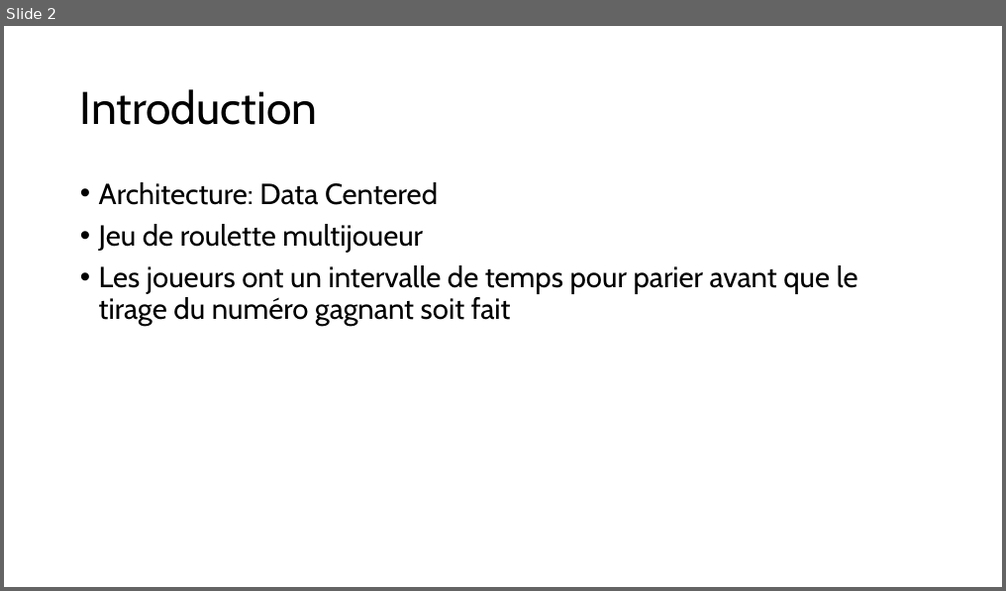
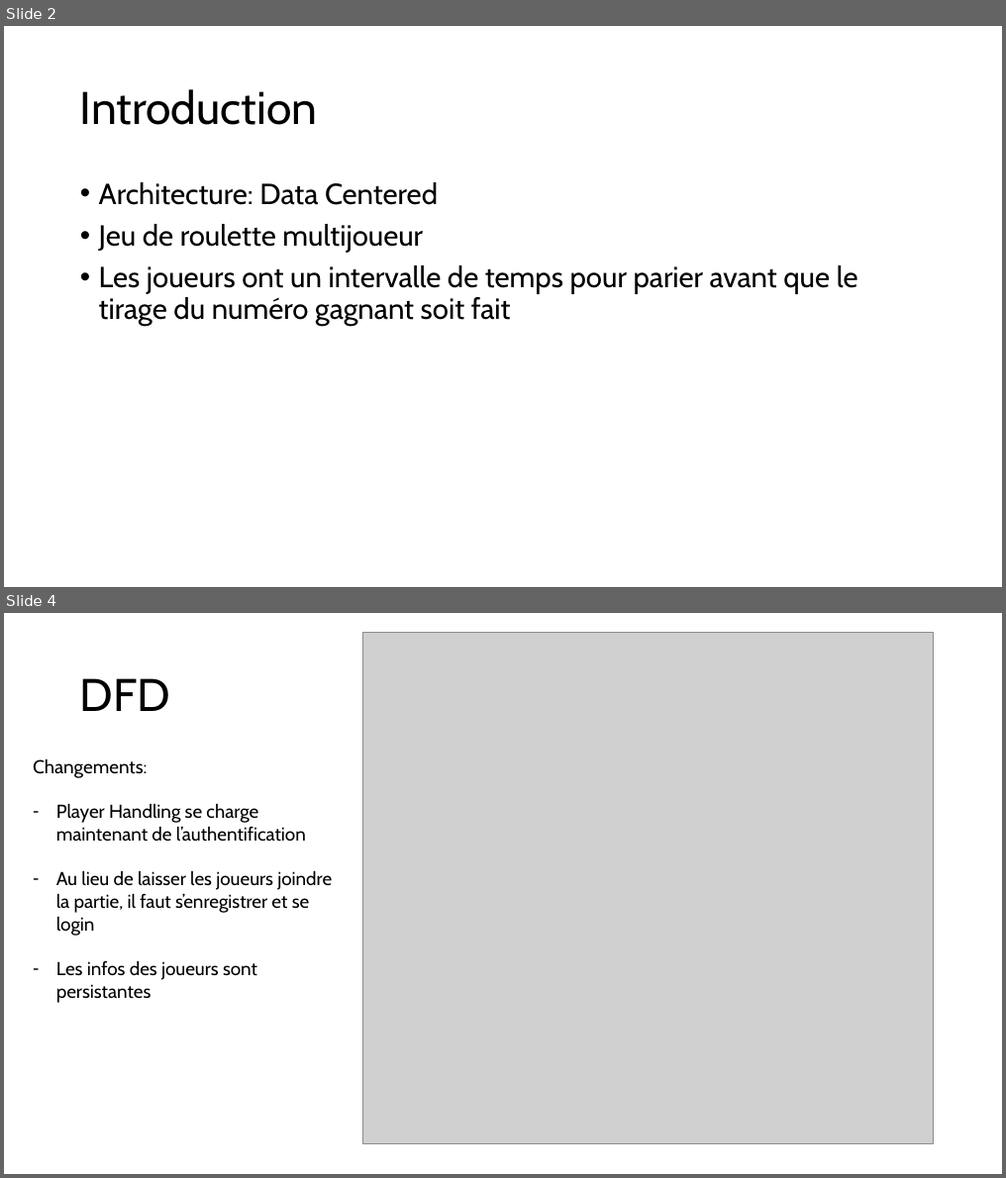
Before and after one commit to RobinSteiger/ASAD, a slide deck: doc/presentation.pptx. Shown one above the other, each under a label of ours: slide 2 before the commit, slides 2 and 4 after it; the slides between them are not shown. The pictures are 1006x591 and 1006x1178 pixels, drawn with LibreOffice and Linux fonts; fonts in the diff are those of the drawing; grey boxes stand for pictures. Boxes give left, top, right and bottom in pixels: in the first picture for what was removed or moved away, otherwise in the second. Text is boxed around its words. In the diff, an @@ line names an element or a change of style, - is before the commit and + after.

```diff
--- a/doc/presentation.pptx
+++ b/doc/presentation.pptx
@@ slide 4 added at bbox=[4, 613, 1002, 1174], background #FFFFFF @@
@@ picture added at bbox=[362, 633, 934, 1145] @@
@@ title added at bbox=[80, 678, 170, 711], 44 pt, text #000000 @@
+DFD
@@ text added at bbox=[33, 759, 332, 1003], 18 pt, text #000000 @@
+Changements:
+– Player Handling se charge maintenant de l’authentification
+– Au lieu de laisser les joueurs joindre la partie, il faut s’enregistrer et se login
+– Les infos des joueurs sont persistantes
```
Also in this commit, not shown: 4 slides changed, 2 other slides added, 1 slide removed, 6 other files.
